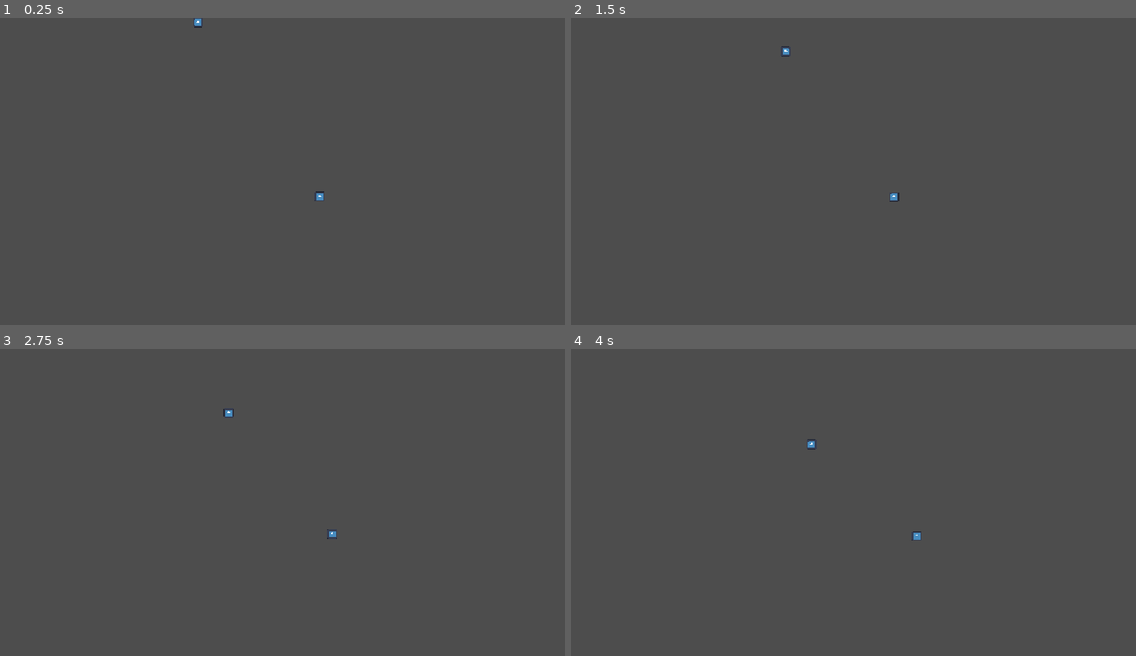
Above: before the commit, frames 1-4 (two rows, left to right).
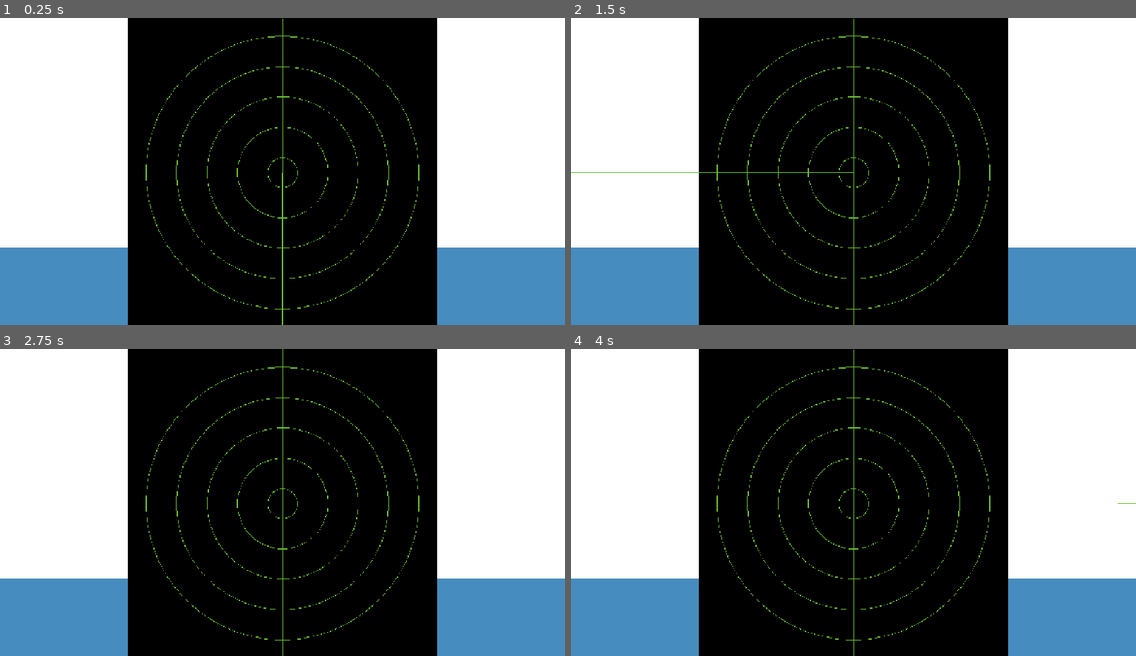
Above: after the commit, the same moments.

Repository: AJISGit/Ludum-Dare-60-Game
Game: Godot game, scene res://scenes/main_scene.tscn
The game is run twice, just before and just after one commit, with the same random seed, the same clock (stepped at 60 frames per second) and the same inputs. The engine's default icon, where the game draws it, is replaced by a stand-in: a white triangle on a blue panel in a dark square.
Inputs:
- Up to frame 1 (0.25 s): no input
- Up to frame 2 (1.5 s): hold D (phys_sub_right) 0.53-1.28 s; hold S (phys_sub_down) from 1.28 s (still down)
- Up to frame 3 (2.75 s): release S (phys_sub_down) at 2.03 s; hold D (phys_sub_right) from 2.03 s (still down)
- Up to frame 4 (4 s): release D (phys_sub_right) at 2.78 s; hold W (phys_sub_up) 2.78-3.53 s; hold A (phys_sub_left) from 3.53 s (still down)

The runs differ from the first frame. In frame 1, 100% of the frame differs, in the area x 0-100%, y 0-100%; in frame 2, 100%; in frame 3, 100%; in frame 4, 100%.

Commit message:
Sonar yay

Diff:
--- a/project.godot
+++ b/project.godot
@@ -57,3 +57,5 @@
 rendering_device/driver.windows="d3d12"
 renderer/rendering_method="gl_compatibility"
 renderer/rendering_method.mobile="gl_compatibility"
+textures/decals/filter=0
+2d/snap/snap_2d_transforms_to_pixel=true
--- a/scenes/game.tscn
+++ b/scenes/game.tscn
@@ -1,5 +1,6 @@
 [gd_scene format=3 uid="uid://owydjqr501u3"]
 
+[ext_resource type="Script" uid="uid://bipnenea5sosw" path="res://scripts/sonar_test.gd" id="1_gee14"]
 [ext_resource type="Script" uid="uid://dk0bdgg7d0dbd" path="res://scripts/submarinedata.gd" id="1_uwrxv"]
 [ext_resource type="Resource" uid="uid://bylj8d6utmc73" path="res://resources/sonar_sys.tres" id="2_gee14"]
 [ext_resource type="Resource" uid="uid://ewinr1uvbhil" path="res://resources/engine_sys.tres" id="3_0tnpc"]
@@ -7,6 +8,9 @@
 [ext_resource type="Resource" uid="uid://uepsc2ambpnu" path="res://resources/torpedo_sys.tres" id="5_kvpfn"]
 [ext_resource type="Resource" uid="uid://drfjl0siuf1j7" path="res://resources/oxygen_sys.tres" id="6_dinhu"]
 [ext_resource type="PackedScene" uid="uid://end0kh1yue57" path="res://scenes/game_world.tscn" id="7_u5sy4"]
+[ext_resource type="Texture2D" uid="uid://svfcp6cv4r2s" path="res://icon.svg" id="8_0tnpc"]
+[ext_resource type="Texture2D" uid="uid://b0ehsp5c6a1yd" path="res://sprites/Sonar2.png" id="10_vtaks"]
+[ext_resource type="Texture2D" uid="uid://bnmysoi4lmk3b" path="res://sprites/SonarSpinnyThing.png" id="11_kvpfn"]
 
 [node name="Game" type="Node2D" unique_id=1595279973]
 
@@ -19,4 +23,28 @@
 oxygen_system = ExtResource("6_dinhu")
 metadata/_custom_type_script = "uid://dk0bdgg7d0dbd"
 
-[node name="GameWorld" parent="." unique_id=425142831 instance=ExtResource("7_u5sy4")]
+[node name="Icon" type="Sprite2D" parent="." unique_id=520545395]
+position = Vector2(366, 248)
+scale = Vector2(100, 100)
+texture = ExtResource("8_0tnpc")
+
+[node name="TextureRect2" type="TextureRect" parent="." unique_id=462260243]
+offset_left = 250.0
+offset_right = 290.0
+offset_bottom = 40.0
+script = ExtResource("1_gee14")
+
+[node name="SubViewport" type="SubViewport" parent="." unique_id=387261511]
+unique_name_in_owner = true
+size = Vector2i(601, 601)
+
+[node name="GameWorld" parent="SubViewport" unique_id=425142831 instance=ExtResource("7_u5sy4")]
+
+[node name="SonarThing" type="Sprite2D" parent="." unique_id=2083012388]
+position = Vector2(550, 302)
+texture = ExtResource("10_vtaks")
+
+[node name="SonarSpinnyThing" type="Sprite2D" parent="." unique_id=180229485]
+unique_name_in_owner = true
+position = Vector2(550, 302)
+texture = ExtResource("11_kvpfn")
--- a/scenes/game_world.tscn
+++ b/scenes/game_world.tscn
@@ -7,12 +7,23 @@
 [node name="GameWorld" type="Node2D" unique_id=425142831]
 script = ExtResource("1_0biqy")
 
+[node name="Polygon2D" type="Polygon2D" parent="." unique_id=849206651]
+position = Vector2(546, 169)
+scale = Vector2(106.90435, 88.632416)
+color = Color(0, 0, 0, 1)
+polygon = PackedVector2Array(-1127, -950, 2190, -984, 2217, 1552, -932, 1526)
+
 [node name="PhysicalSub" parent="." unique_id=25893487 instance=ExtResource("2_0vfqx")]
 unique_name_in_owner = true
+visible = false
+modulate = Color(18.892157, 18.892157, 18.892157, 1)
 position = Vector2(478, 334)
+scale = Vector2(0.05, 0.05)
+max_velocity = 400.0
 
-[node name="Camera2D" type="Camera2D" parent="." unique_id=1008547821]
-zoom = Vector2(0.15, 0.15)
+[node name="Camera2D" type="Camera2D" parent="PhysicalSub" unique_id=1970256948]
 
 [node name="Enemy" parent="." unique_id=386252729 instance=ExtResource("3_ywgp6")]
+modulate = Color(18.892157, 18.892157, 18.892157, 1)
 position = Vector2(-1144, -2014)
+scale = Vector2(0.05, 0.05)
--- a/scripts/enemy.gd
+++ b/scripts/enemy.gd
@@ -19,10 +19,10 @@
 	# Code recycled from my last game jam game: https://ajisboss.itch.io/countdown-to-powerdown
 	if (!reached_point):
 		look_at(orbit_point.global_position)
-		position += Vector2(1.0, 0.0).rotated(rotation) * 350.0 * delta
+		position += Vector2(1.0, 0.0).rotated(rotation) * 100.0 * delta
 		rotation = 0
 
-		if (position.distance_to(orbit_point.global_position) < 5.0):
+		if (position.distance_to(orbit_point.global_position) < 5):
 			#reached_point = true
 			print("Locked on")
 			position = orbit_point.global_position
--- a/scripts/physicalsub.gd
+++ b/scripts/physicalsub.gd
@@ -41,12 +41,3 @@
 	last_velocity = velocity
 
 	move_and_slide()
-
-	if (position.x > 3825):
-		position.x = -3825
-	if (position.x < -3825):
-		position.x = 3825
-	if (position.y < -2000):
-		position.y = 2000
-	if (position.y > 2000):
-		position.y = -2000
--- /dev/null
+++ b/scripts/sonar_test.gd
@@ -0,0 +1,10 @@
+extends TextureRect
+
+
+func _ready() -> void:
+	var sub_viewport: SubViewport = %SubViewport
+	texture = sub_viewport.get_texture()
+
+func _process(delta: float) -> void:
+
+	%SonarSpinnyThing.rotation_degrees += 360 * delta
Not shown, added: scripts/sonar_test.gd.uid
Binary file added: sprites/Sonar2.png
Not shown, added: sprites/Sonar2.png.import
Binary file added: sprites/SonarSpinnyThing.png
Not shown, added: sprites/SonarSpinnyThing.png.import
Binary file added: sprites/SonarThing.png
Not shown, added: sprites/SonarThing.png.import
